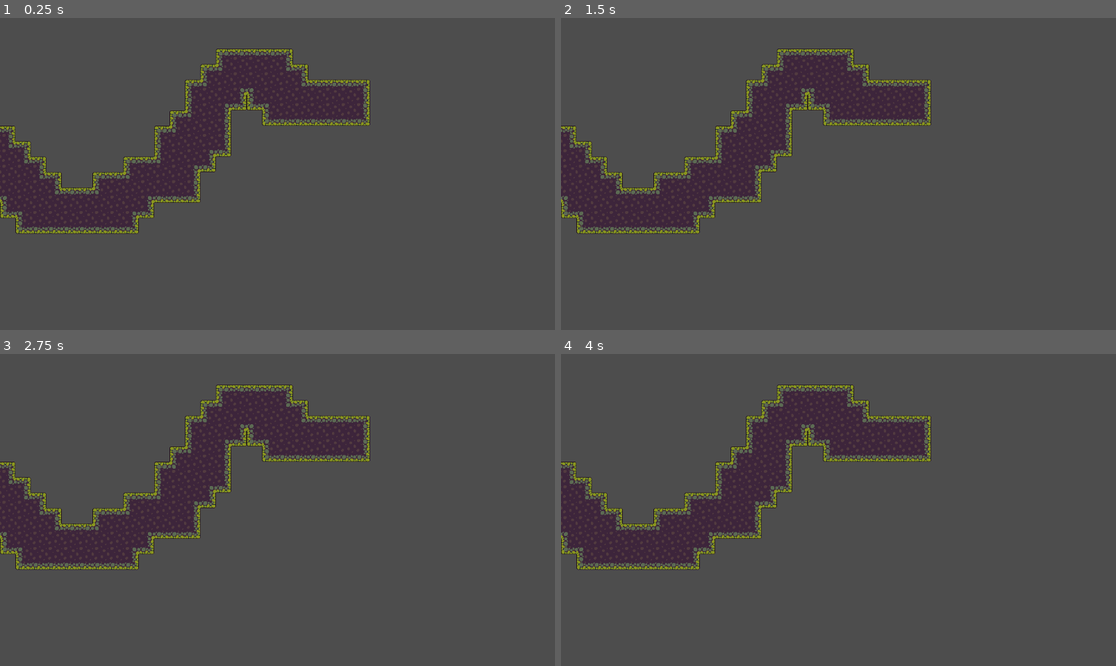
Above: before the commit, frames 1-4 (two rows, left to right).
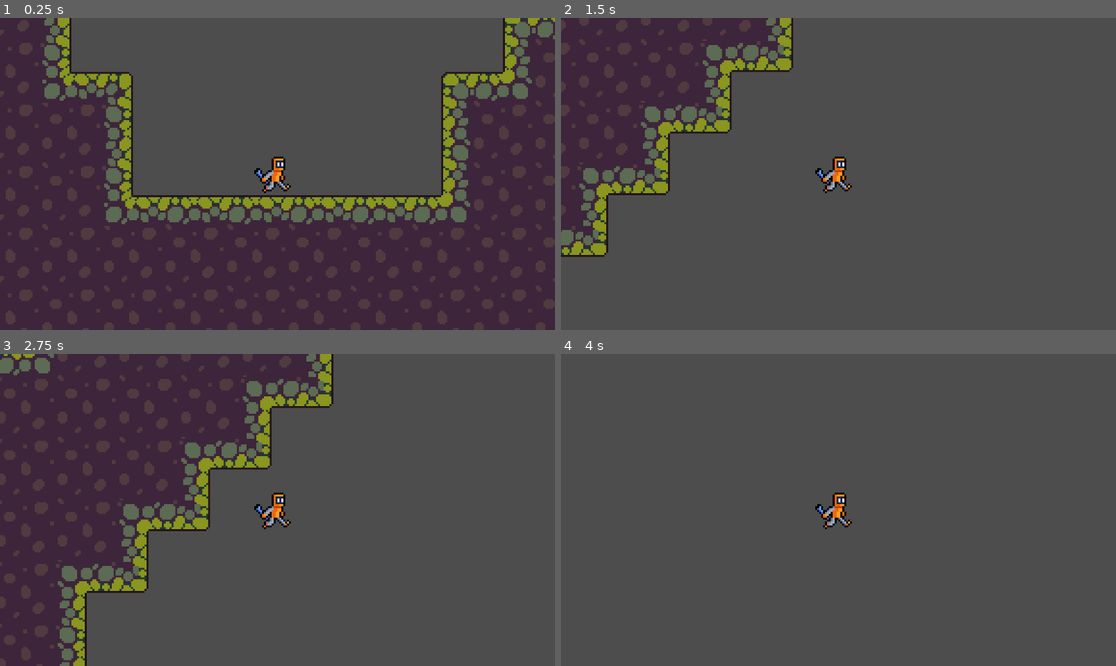
Above: after the commit, the same moments.

Repository: TraV5/2D-Game
Game: Godot game, scene res://levels/Baselevel.tscn
Two runs of this game, one before a commit and one after it. Both use one fixed random seed, a clock stepped at 60 frames per second and the inputs below. Before the commit the project has no main scene; this scene is started directly in both runs.
Inputs:
- Up to frame 1 (0.25 s): no input
- Up to frame 2 (1.5 s): tap Enter at 0.5 s; hold D (move_right, bound only after the commit) from 0.53 s (still down); tap W (jump, bound only after the commit) at 0.6, 0.77, 1.07, 1.35 s
- Up to frame 3 (2.75 s): tap W (jump, bound only after the commit) at 1.52, 1.82, 2.1 s; release D (move_right, bound only after the commit) at 2.03 s; hold A (move_left, bound only after the commit) from 2.03 s (still down)
- Up to frame 4 (4 s): release A (move_left, bound only after the commit) at 2.78 s; hold D (move_right, bound only after the commit) from 2.78 s (still down); tap W (jump, bound only after the commit) at 2.85, 3.02, 3.32, 3.6, 3.77 s

The runs differ from the first frame. In frame 1, 62% of the frame differs, in the area x 0-100%, y 0-100%; in frame 2, 26%; in frame 3, 30%; in frame 4, 14%.

Commit message:
Добавлен игровой персонаж. Добавлена камера для персонажа.

Diff:
--- a/Journey to Elbrus/levels/Baselevel.tscn
+++ b/Journey to Elbrus/levels/Baselevel.tscn
@@ -1,6 +1,7 @@
-[gd_scene load_steps=4 format=3 uid="uid://chfv6w5w34u8a"]
+[gd_scene load_steps=5 format=3 uid="uid://chfv6w5w34u8a"]
 
 [ext_resource type="Texture2D" uid="uid://bc8ias13xyjcj" path="res://assets/location/1 Tiles/Tileset.png" id="1_g3ayh"]
+[ext_resource type="PackedScene" uid="uid://cxa6glt3hhw18" path="res://player/Player.tscn" id="2_6n2e3"]
 
 [sub_resource type="TileSetAtlasSource" id="TileSetAtlasSource_8pj8q"]
 texture = ExtResource("1_g3ayh")
@@ -277,9 +278,17 @@
 sources/1 = SubResource("TileSetAtlasSource_8pj8q")
 
 [node name="Baselevel" type="Node2D"]
+position = Vector2(1238, -1428)
 
 [node name="TileMap" type="TileMap" parent="."]
 texture_filter = 1
 tile_set = SubResource("TileSet_h2dnr")
 format = 2
 layer_0/tile_data = PackedInt32Array(458723, 65537, 2, 458724, 65537, 2, 458722, 65537, 2, 393186, 65537, 0, 393187, 26 …(24181 unchanged characters)…
+
+[node name="Player" parent="." instance=ExtResource("2_6n2e3")]
+position = Vector2(-1238, 1472)
+
+[node name="Camera2D" type="Camera2D" parent="Player"]
+position = Vector2(1, -11)
+zoom = Vector2(4, 4)
--- /dev/null
+++ b/Journey to Elbrus/player/Player.gd
@@ -0,0 +1,36 @@
+extends CharacterBody2D
+
+var run_speed = 350
+var jump_speed = -1000
+
+
+func get_input():
+	velocity.x = 0
+	var right = Input.is_action_pressed('move_right')
+	var left = Input.is_action_pressed('move_left')
+	var jump = Input.is_action_just_pressed('jump')
+
+	if is_on_floor() and jump:
+		velocity.y = jump_speed
+	if right:
+		velocity.x += run_speed
+	if left:
+		velocity.x -= run_speed
+
+func _physics_process(delta):
+	get_input()
+	move_and_slide()
+#extends CharacterBody2D
+#
+#var speed = 30
+#
+#
+#func _physics_process(delta: float):
+#	var move_direction = Vector2.ZERO
+#
+#	if Input.is_action_pressed("move_left"):
+#		move_direction.x = -1
+#	elif Input.is_action_pressed("move_right"):
+#		move_direction.x = 1
+#
+#	move_and_slide()
--- /dev/null
+++ b/Journey to Elbrus/player/Player.tscn
@@ -0,0 +1,296 @@
+[gd_scene load_steps=44 format=3 uid="uid://cxa6glt3hhw18"]
+
+[ext_resource type="Script" path="res://player/Player.gd" id="1_7dbve"]
+[ext_resource type="Texture2D" uid="uid://c16dqnafxqn8k" path="res://assets/hero/OrangeRobot/Spritesheets/OrangeRobot_Attack1.png" id="2_7dedr"]
+[ext_resource type="Texture2D" uid="uid://daebyo5mbbqro" path="res://assets/hero/OrangeRobot/Spritesheets/OrangeRobot_Attack2.png" id="3_l8hua"]
+[ext_resource type="Texture2D" uid="uid://jd0bo6bic8w7" path="res://assets/hero/OrangeRobot/Spritesheets/OrangeRobot_Death.png" id="4_gtrk0"]
+[ext_resource type="Texture2D" uid="uid://6qm5jqwxgtss" path="res://assets/hero/OrangeRobot/Spritesheets/OrangeRobot_Hurt.png" id="5_gyr5b"]
+[ext_resource type="Texture2D" uid="uid://ba8gy3ke726sj" path="res://assets/hero/OrangeRobot/Spritesheets/OrangeRobot_Idle.png" id="6_lmtox"]
+[ext_resource type="Texture2D" uid="uid://cy408if1r100i" path="res://assets/hero/OrangeRobot/Spritesheets/OrangeRobot_Jump.png" id="7_xs31p"]
+[ext_resource type="Texture2D" uid="uid://c3nyl6v2ilo6b" path="res://assets/hero/OrangeRobot/Spritesheets/OrangeRobot_Land.png" id="8_gh3rx"]
+[ext_resource type="Texture2D" uid="uid://rxm0bwa3tijt" path="res://assets/hero/OrangeRobot/Spritesheets/OrangeRobot_Run.png" id="9_t6lvs"]
+
+[sub_resource type="AtlasTexture" id="AtlasTexture_8qyad"]
+atlas = ExtResource("2_7dedr")
+region = Rect2(0, 0, 32, 32)
+
+[sub_resource type="AtlasTexture" id="AtlasTexture_10hrd"]
+atlas = ExtResource("2_7dedr")
+region = Rect2(32, 0, 32, 32)
+
+[sub_resource type="AtlasTexture" id="AtlasTexture_mv311"]
+atlas = ExtResource("2_7dedr")
+region = Rect2(0, 32, 32, 32)
+
+[sub_resource type="AtlasTexture" id="AtlasTexture_hvjpe"]
+atlas = ExtResource("2_7dedr")
+region = Rect2(32, 32, 32, 32)
+
+[sub_resource type="AtlasTexture" id="AtlasTexture_88eji"]
+atlas = ExtResource("3_l8hua")
+region = Rect2(0, 0, 32, 32)
+
+[sub_resource type="AtlasTexture" id="AtlasTexture_i3jvu"]
+atlas = ExtResource("3_l8hua")
+region = Rect2(32, 0, 32, 32)
+
+[sub_resource type="AtlasTexture" id="AtlasTexture_xmasa"]
+atlas = ExtResource("3_l8hua")
+region = Rect2(0, 32, 32, 32)
+
+[sub_resource type="AtlasTexture" id="AtlasTexture_ig7qg"]
+atlas = ExtResource("3_l8hua")
+region = Rect2(32, 32, 32, 32)
+
+[sub_resource type="AtlasTexture" id="AtlasTexture_w7fni"]
+atlas = ExtResource("4_gtrk0")
+region = Rect2(0, 0, 32, 32)
+
+[sub_resource type="AtlasTexture" id="AtlasTexture_clvgc"]
+atlas = ExtResource("4_gtrk0")
+region = Rect2(32, 0, 32, 32)
+
+[sub_resource type="AtlasTexture" id="AtlasTexture_fs4gi"]
+atlas = ExtResource("4_gtrk0")
+region = Rect2(0, 32, 32, 32)
+
+[sub_resource type="AtlasTexture" id="AtlasTexture_2dnpx"]
+atlas = ExtResource("5_gyr5b")
+region = Rect2(0, 0, 32, 32)
+
+[sub_resource type="AtlasTexture" id="AtlasTexture_2agvm"]
+atlas = ExtResource("5_gyr5b")
+region = Rect2(32, 0, 32, 32)
+
+[sub_resource type="AtlasTexture" id="AtlasTexture_7go65"]
+atlas = ExtResource("6_lmtox")
+region = Rect2(0, 0, 32, 32)
+
+[sub_resource type="AtlasTexture" id="AtlasTexture_jso1w"]
+atlas = ExtResource("6_lmtox")
+region = Rect2(32, 0, 32, 32)
+
+[sub_resource type="AtlasTexture" id="AtlasTexture_4dqgy"]
+atlas = ExtResource("6_lmtox")
+region = Rect2(64, 0, 32, 32)
+
+[sub_resource type="AtlasTexture" id="AtlasTexture_ucmev"]
+atlas = ExtResource("6_lmtox")
+region = Rect2(96, 0, 32, 32)
+
+[sub_resource type="AtlasTexture" id="AtlasTexture_6iaol"]
+atlas = ExtResource("6_lmtox")
+region = Rect2(0, 32, 32, 32)
+
+[sub_resource type="AtlasTexture" id="AtlasTexture_g8q7a"]
+atlas = ExtResource("7_xs31p")
+region = Rect2(0, 0, 32, 32)
+
+[sub_resource type="AtlasTexture" id="AtlasTexture_od5xd"]
+atlas = ExtResource("7_xs31p")
+region = Rect2(32, 0, 32, 32)
+
+[sub_resource type="AtlasTexture" id="AtlasTexture_e6n3g"]
+atlas = ExtResource("7_xs31p")
+region = Rect2(64, 0, 32, 32)
+
+[sub_resource type="AtlasTexture" id="AtlasTexture_vedqk"]
+atlas = ExtResource("7_xs31p")
+region = Rect2(96, 0, 32, 32)
+
+[sub_resource type="AtlasTexture" id="AtlasTexture_welwv"]
+atlas = ExtResource("7_xs31p")
+region = Rect2(0, 32, 32, 32)
+
+[sub_resource type="AtlasTexture" id="AtlasTexture_y7b2o"]
+atlas = ExtResource("8_gh3rx")
+region = Rect2(0, 0, 32, 32)
+
+[sub_resource type="AtlasTexture" id="AtlasTexture_fdled"]
+atlas = ExtResource("8_gh3rx")
+region = Rect2(32, 0, 32, 32)
+
+[sub_resource type="AtlasTexture" id="AtlasTexture_ch830"]
+atlas = ExtResource("8_gh3rx")
+region = Rect2(0, 32, 32, 32)
+
+[sub_resource type="AtlasTexture" id="AtlasTexture_wnd7l"]
+atlas = ExtResource("9_t6lvs")
+region = Rect2(0, 0, 32, 32)
+
+[sub_resource type="AtlasTexture" id="AtlasTexture_ggv0c"]
+atlas = ExtResource("9_t6lvs")
+region = Rect2(32, 0, 32, 32)
+
+[sub_resource type="AtlasTexture" id="AtlasTexture_ysskx"]
+atlas = ExtResource("9_t6lvs")
+region = Rect2(64, 0, 32, 32)
+
+[sub_resource type="AtlasTexture" id="AtlasTexture_3k12n"]
+atlas = ExtResource("9_t6lvs")
+region = Rect2(96, 0, 32, 32)
+
+[sub_resource type="AtlasTexture" id="AtlasTexture_i4e03"]
+atlas = ExtResource("9_t6lvs")
+region = Rect2(0, 32, 32, 32)
+
+[sub_resource type="AtlasTexture" id="AtlasTexture_dg74r"]
+atlas = ExtResource("9_t6lvs")
+region = Rect2(32, 32, 32, 32)
+
+[sub_resource type="SpriteFrames" id="SpriteFrames_afb3x"]
+animations = [{
+"frames": [{
+"duration": 1.0,
+"texture": SubResource("AtlasTexture_8qyad")
+}, {
+"duration": 1.0,
+"texture": SubResource("AtlasTexture_10hrd")
+}, {
+"duration": 1.0,
+"texture": SubResource("AtlasTexture_mv311")
+}, {
+"duration": 1.0,
+"texture": SubResource("AtlasTexture_hvjpe")
+}],
+"loop": true,
+"name": &"attack1",
+"speed": 5.0
+}, {
+"frames": [{
+"duration": 1.0,
+"texture": SubResource("AtlasTexture_88eji")
+}, {
+"duration": 1.0,
+"texture": SubResource("AtlasTexture_i3jvu")
+}, {
+"duration": 1.0,
+"texture": SubResource("AtlasTexture_xmasa")
+}, {
+"duration": 1.0,
+"texture": SubResource("AtlasTexture_ig7qg")
+}],
+"loop": true,
+"name": &"attack2",
+"speed": 5.0
+}, {
+"frames": [{
+"duration": 1.0,
+"texture": SubResource("AtlasTexture_w7fni")
+}, {
+"duration": 1.0,
+"texture": SubResource("AtlasTexture_clvgc")
+}, {
+"duration": 1.0,
+"texture": SubResource("AtlasTexture_fs4gi")
+}],
+"loop": true,
+"name": &"death",
+"speed": 5.0
+}, {
+"frames": [{
+"duration": 1.0,
+"texture": SubResource("AtlasTexture_2dnpx")
+}, {
+"duration": 1.0,
+"texture": SubResource("AtlasTexture_2agvm")
+}],
+"loop": true,
+"name": &"hurt",
+"speed": 5.0
+}, {
+"frames": [{
+"duration": 1.0,
+"texture": SubResource("AtlasTexture_7go65")
+}, {
+"duration": 1.0,
+"texture": SubResource("AtlasTexture_jso1w")
+}, {
+"duration": 1.0,
+"texture": SubResource("AtlasTexture_4dqgy")
+}, {
+"duration": 1.0,
+"texture": SubResource("AtlasTexture_ucmev")
+}, {
+"duration": 1.0,
+"texture": SubResource("AtlasTexture_6iaol")
+}],
+"loop": true,
+"name": &"idle",
+"speed": 5.0
+}, {
+"frames": [{
+"duration": 1.0,
+"texture": SubResource("AtlasTexture_g8q7a")
+}, {
+"duration": 1.0,
+"texture": SubResource("AtlasTexture_od5xd")
+}, {
+"duration": 1.0,
+"texture": SubResource("AtlasTexture_e6n3g")
+}, {
+"duration": 1.0,
+"texture": SubResource("AtlasTexture_vedqk")
+}, {
+"duration": 1.0,
+"texture": SubResource("AtlasTexture_welwv")
+}],
+"loop": true,
+"name": &"jump",
+"speed": 5.0
+}, {
+"frames": [{
+"duration": 1.0,
+"texture": SubResource("AtlasTexture_y7b2o")
+}, {
+"duration": 1.0,
+"texture": SubResource("AtlasTexture_fdled")
+}, {
+"duration": 1.0,
+"texture": SubResource("AtlasTexture_ch830")
+}],
+"loop": true,
+"name": &"land",
+"speed": 5.0
+}, {
+"frames": [{
+"duration": 1.0,
+"texture": SubResource("AtlasTexture_wnd7l")
+}, {
+"duration": 1.0,
+"texture": SubResource("AtlasTexture_ggv0c")
+}, {
+"duration": 1.0,
+"texture": SubResource("AtlasTexture_ysskx")
+}, {
+"duration": 1.0,
+"texture": SubResource("AtlasTexture_3k12n")
+}, {
+"duration": 1.0,
+"texture": SubResource("AtlasTexture_i4e03")
+}, {
+"duration": 1.0,
+"texture": SubResource("AtlasTexture_dg74r")
+}],
+"loop": true,
+"name": &"run",
+"speed": 10.0
+}]
+
+[sub_resource type="CapsuleShape2D" id="CapsuleShape2D_bisxs"]
+radius = 6.0
+height = 22.0
+
+[node name="Player" type="CharacterBody2D"]
+position = Vector2(-284, 120)
+script = ExtResource("1_7dbve")
+
+[node name="AnimatedSprite2D" type="AnimatedSprite2D" parent="."]
+position = Vector2(0, -16)
+sprite_frames = SubResource("SpriteFrames_afb3x")
+animation = &"run"
+frame_progress = 0.412231
+
+[node name="CollisionShape2D" type="CollisionShape2D" parent="."]
+position = Vector2(1, -10)
+shape = SubResource("CapsuleShape2D_bisxs")
--- a/Journey to Elbrus/project.godot
+++ b/Journey to Elbrus/project.godot
@@ -11,9 +11,35 @@
 [application]
 
 config/name="Journey to Elbrus"
+run/main_scene="res://levels/Baselevel.tscn"
 config/features=PackedStringArray("4.0", "Mobile")
 config/icon="res://icon.svg"
 
 [dotnet]
 
 project/assembly_name="Journey to Elbrus"
+
+[input]
+
+move_left={
+"deadzone": 0.5,
+"events": [Object(InputEventKey,"resource_local_to_scene":false,"resource_name":"","device":-1,"window_id":0,"alt_pressed":false,"shift_pressed":false,"ctrl_pressed":false,"meta_pressed":false,"pressed":false,"keycode":0,"physical_keycode":65,"key_label":0,"unicode":97,"echo":false,"script":null)
+, Object(InputEventKey,"resource_local_to_scene":false,"resource_name":"","device":-1,"window_id":0,"alt_pressed":false,"shift_pressed":false,"ctrl_pressed":false,"meta_pressed":false,"pressed":false,"keycode":0,"physical_keycode":4194319,"key_label":0,"unicode":0,"echo":false,"script":null)
+]
+}
+move_right={
+"deadzone": 0.5,
+"events": [Object(InputEventKey,"resource_local_to_scene":false,"resource_name":"","device":-1,"window_id":0,"alt_pressed":false,"shift_pressed":false,"ctrl_pressed":false,"meta_pressed":false,"pressed":false,"keycode":0,"physical_keycode":68,"key_label":0,"unicode":100,"echo":false,"script":null)
+, Object(InputEventKey,"resource_local_to_scene":false,"resource_name":"","device":-1,"window_id":0,"alt_pressed":false,"shift_pressed":false,"ctrl_pressed":false,"meta_pressed":false,"pressed":false,"keycode":0,"physical_keycode":4194321,"key_label":0,"unicode":0,"echo":false,"script":null)
+]
+}
+jump={
+"deadzone": 0.5,
+"events": [Object(InputEventKey,"resource_local_to_scene":false,"resource_name":"","device":-1,"window_id":0,"alt_pressed":false,"shift_pressed":false,"ctrl_pressed":false,"meta_pressed":false,"pressed":false,"keycode":0,"physical_keycode":87,"key_label":0,"unicode":119,"echo":false,"script":null)
+, Object(InputEventKey,"resource_local_to_scene":false,"resource_name":"","device":-1,"window_id":0,"alt_pressed":false,"shift_pressed":false,"ctrl_pressed":false,"meta_pressed":false,"pressed":false,"keycode":0,"physical_keycode":4194320,"key_label":0,"unicode":0,"echo":false,"script":null)
+]
+}
+
+[rendering]
+
+textures/canvas_textures/default_texture_filter=0
Not shown, changed: Journey to Elbrus/assets/hero/EnemyRobot/EnemyRobot.png.import
Not shown, added: Journey to Elbrus/assets/hero/EnemyRobot/EnemyRobot1.png.import
Binary file added: Journey to Elbrus/assets/hero/EnemyRobot/EnemyRobot10.png
Not shown, added: Journey to Elbrus/assets/hero/EnemyRobot/EnemyRobot10.png.import
Binary file added: Journey to Elbrus/assets/hero/EnemyRobot/EnemyRobot11.png
Not shown, added: Journey to Elbrus/assets/hero/EnemyRobot/EnemyRobot11.png.import
Binary file added: Journey to Elbrus/assets/hero/EnemyRobot/EnemyRobot12.png
Not shown, added: Journey to Elbrus/assets/hero/EnemyRobot/EnemyRobot12.png.import
Binary file added: Journey to Elbrus/assets/hero/EnemyRobot/EnemyRobot13.png
Not shown, added: Journey to Elbrus/assets/hero/EnemyRobot/EnemyRobot13.png.import
Binary file added: Journey to Elbrus/assets/hero/EnemyRobot/EnemyRobot14.png
Not shown, added: Journey to Elbrus/assets/hero/EnemyRobot/EnemyRobot14.png.import
(and 94 more such lines)
